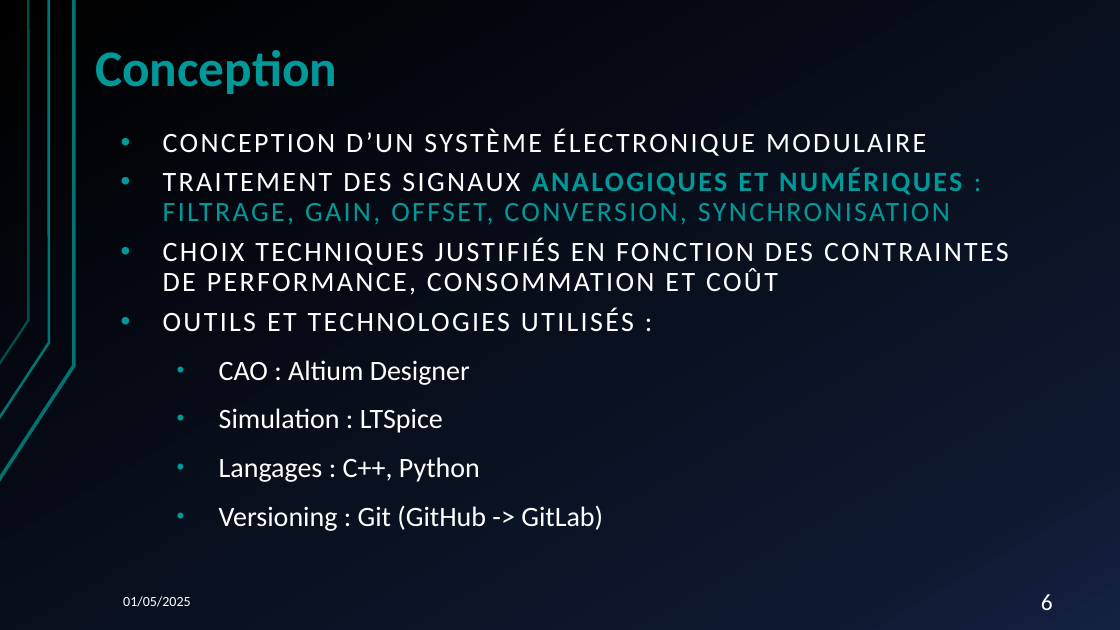
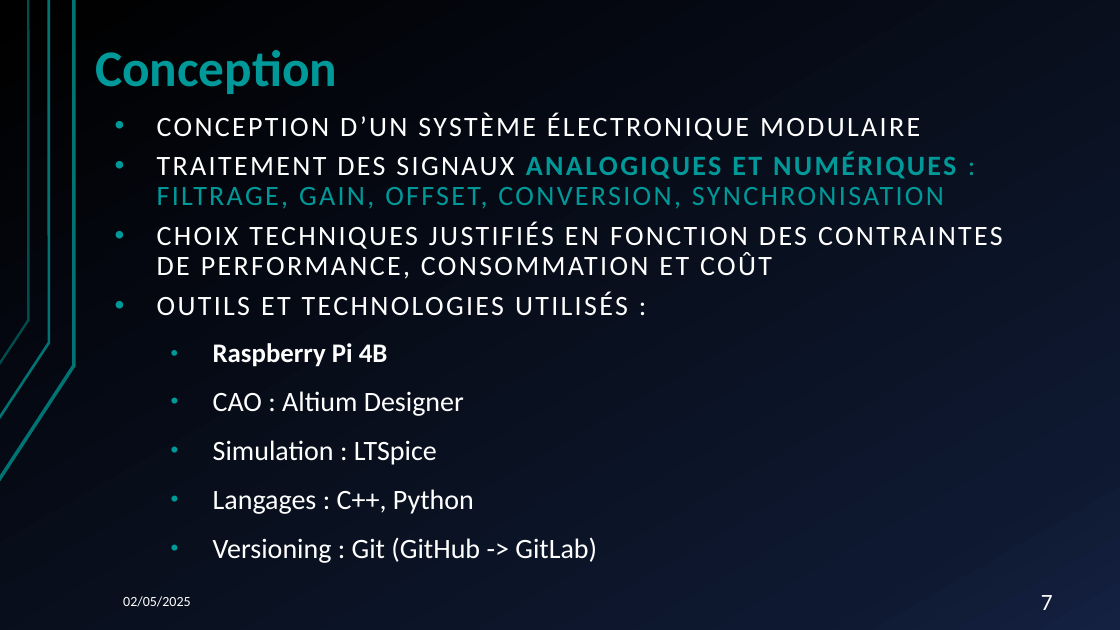
Before and after one commit to A-s-a-d/Table-de-Mixage, a slide deck: slide 7 of SousSysteme_Entrees/Documentation/PRESENTATION/Presentation_3_SAE_S6.pptx (slide 6 before the commit). Drawn at 1120x630 pixels with LibreOffice and Linux fonts; fonts in the diff are those of the drawing. Boxes give left, top, right and bottom in pixels: in the first picture for what was removed or moved away, otherwise in the second. Text is boxed around its words. In the diff, an @@ line names an element or a change of style, - is before the commit and + after.

```diff
--- a/SousSysteme_Entrees/Documentation/PRESENTATION/Presentation_3_SAE_S6.pptx
+++ b/SousSysteme_Entrees/Documentation/PRESENTATION/Presentation_3_SAE_S6.pptx
@@ text "CONCEPTION D’UN SYSTÈME ÉLECTRONIQUE MODULAIRE": place and size @@
-text "CONCEPTION D’UN SYSTÈME ÉLECTRONIQUE MODULAIRE" at bbox=[163, 128, 1009, 531]
+text "CONCEPTION D’UN SYSTÈME ÉLECTRONIQUE MODULAIRE" at bbox=[157, 112, 1003, 514]
@@ text at bbox=[213, 343, 388, 367]: paragraph added @@
+  • Raspberry Pi 4B
@@ text at bbox=[123, 596, 190, 607]: text changed @@
-01/05/2025
+02/05/2025
@@ page number at bbox=[1041, 595, 1053, 610]: text changed @@
-6
+7
```
Also in this commit, not shown: 18 other slides changed, 3 slides added, 2 other files.
